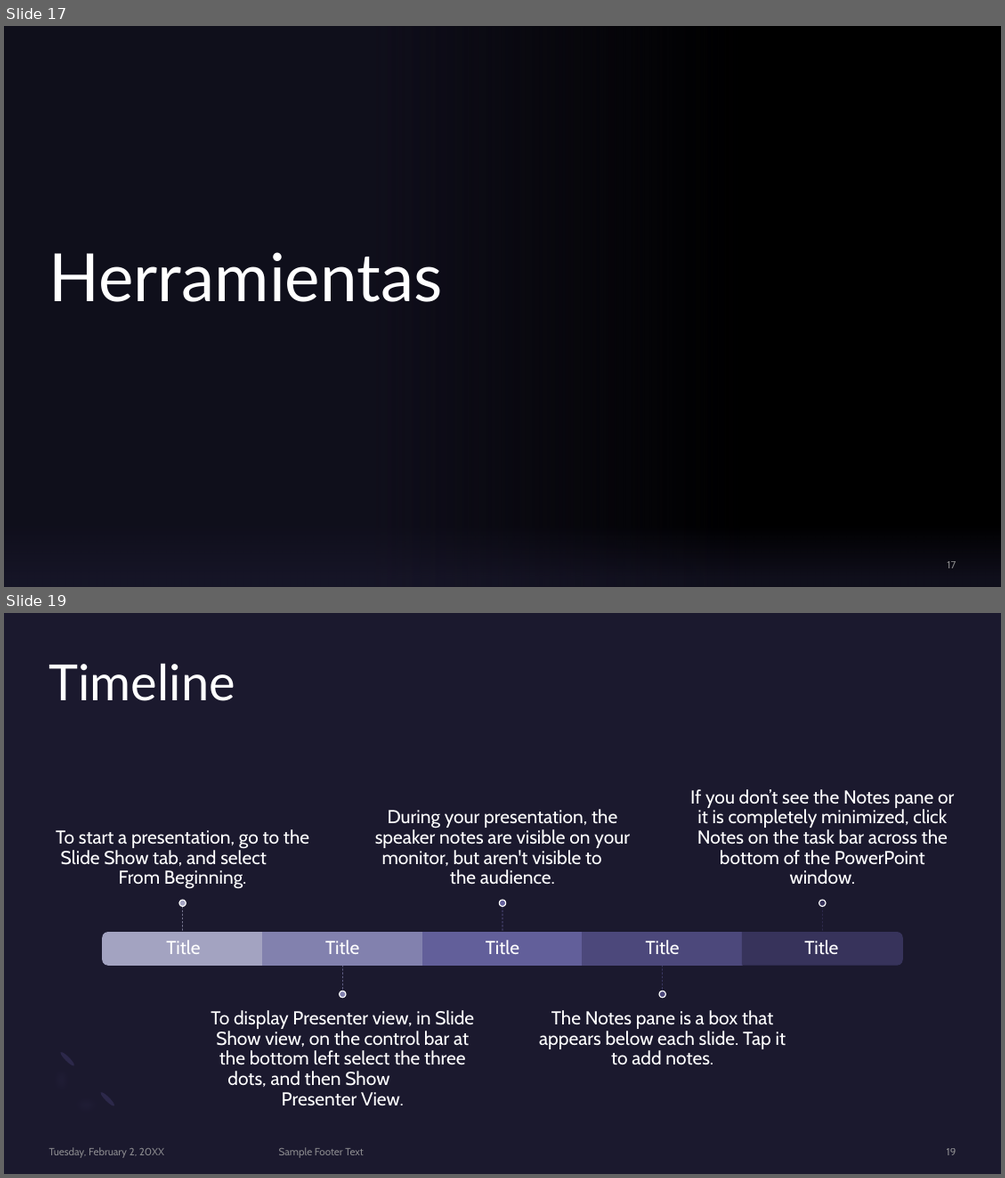
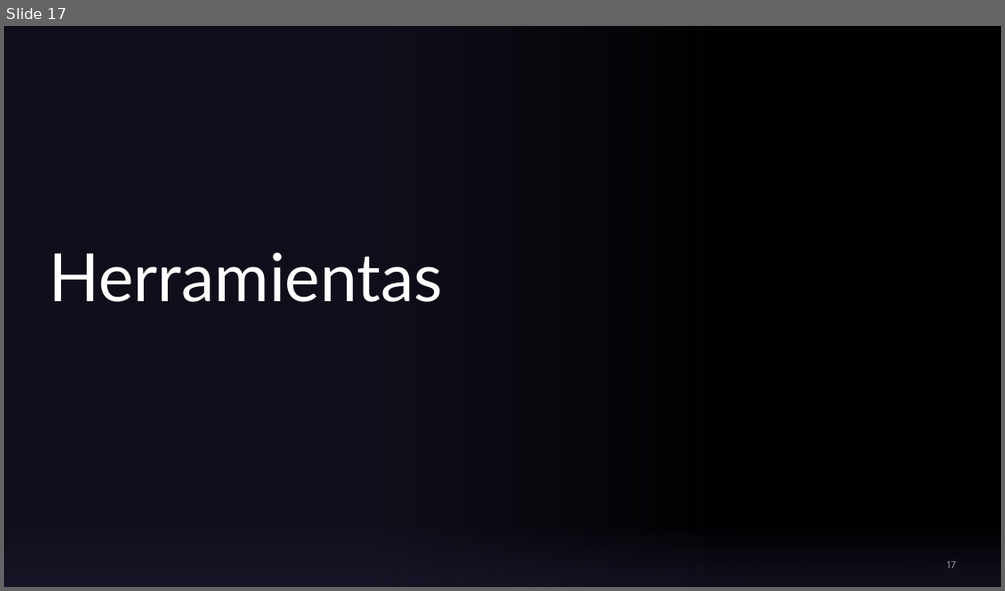
Before and after one commit to Jiaz02/MyGymBro, a slide deck: My Gym Bro def.pptx. Shown one above the other, each under a label of ours: slides 17 and 19 before the commit, slide 17 after it; the slides between them are not shown. The pictures are 1005x1178 and 1005x591 pixels, drawn with LibreOffice and Linux fonts; fonts in the diff are those of the drawing; background and template pictures are left out. Boxes give left, top, right and bottom in pixels: in the first picture for what was removed or moved away, otherwise in the second. Text is boxed around its words. In the diff, an @@ line names an element or a change of style, - is before the commit and + after.

```diff
--- a/My Gym Bro def.pptx
+++ b/My Gym Bro def.pptx
@@ slide 19 removed at [4, 613, 1001, 1174], background #1B192E @@
@@ title removed at [49, 663, 235, 701] @@
-Timeline
@@ group removed at [56, 789, 954, 1106]: 10 texts, 5 lines, 5 ellipses, 3 rectangles, 2 round same rects @@
-Title
-To start a presentation, go to the Slide Show tab, and select From Beginning.
-Title
-To display Presenter view, in Slide Show view, on the control bar at the bottom left select the three dots, and then Show Presenter View.
-Title
-During your presentation, the speaker notes are visible on your monitor, but aren't visible to the audience.
-Title
-The Notes pane is a box that appears below each slide. Tap it to add notes.
-Title
-If you don’t see the Notes pane or it is completely minimized, click Notes on the task bar across the bottom of the PowerPoint window.
@@ freeform shape removed at [33, 1048, 117, 1132] @@
@@ ellipse removed at [59, 1050, 76, 1067] @@
@@ ellipse removed at [98, 1091, 115, 1108] @@
@@ text removed at [49, 1147, 164, 1158] @@
-Tuesday, February 2, 20XX
@@ text removed at [279, 1147, 364, 1158] @@
-Sample Footer Text
@@ page number removed at [947, 1148, 956, 1155] @@
-19
```
Also in this commit, not shown: 10 slides added, 5 other slides removed.
